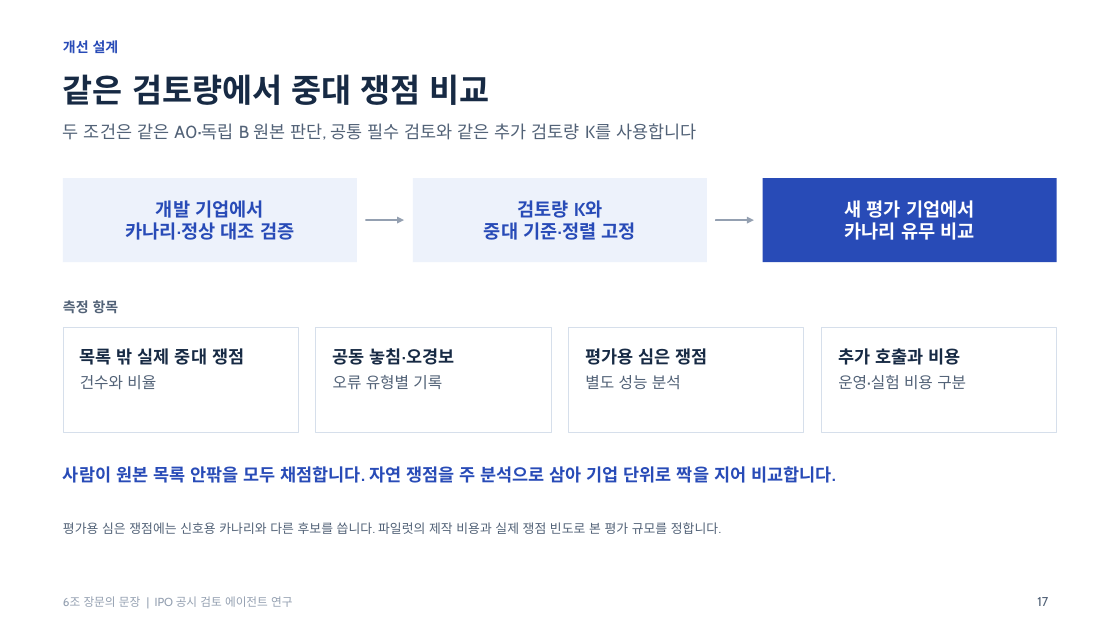
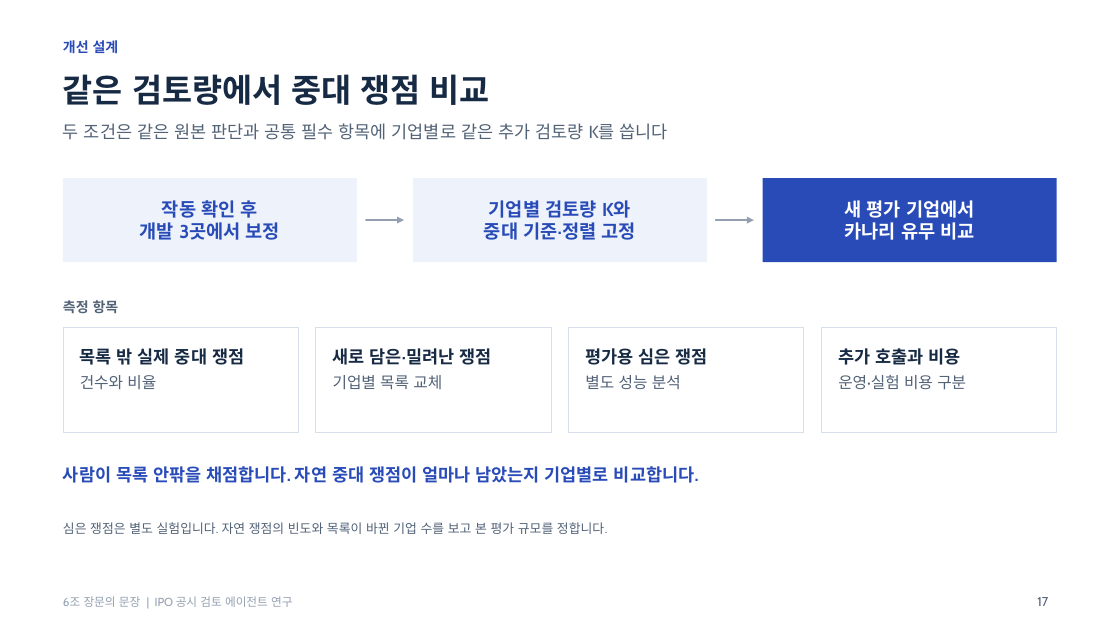
Before and after one commit to Sooobeo/JangmoonueMoonjang, a slide deck: slide 17 of whole plan/IPO_연구_중간발표_수정본.pptx. Drawn at 1120x630 pixels with LibreOffice and Linux fonts; fonts in the diff are those of the drawing. Boxes give left, top, right and bottom in pixels: in the first picture for what was removed or moved away, otherwise in the second. Text is boxed around its words. In the diff, an @@ line names an element or a change of style, - is before the commit and + after.

```diff
--- a/whole plan/IPO_연구_중간발표_수정본.pptx
+++ b/whole plan/IPO_연구_중간발표_수정본.pptx
@@ text at (63, 123, 668, 140): text changed @@
-두 조건은 같은 A0·독립 B 원본 판단, 공통 필수 검토와 같은 추가 검토량 K를 사용합니다
+두 조건은 같은 원본 판단과 공통 필수 항목에 기업별로 같은 추가 검토량 K를 씁니다
@@ text in rectangle at (140, 200, 280, 240): text changed @@
-개발 기업에서
-카나리·정상 대조 검증
+작동 확인 후
+개발 3곳에서 보정
@@ text in rectangle at (489, 200, 631, 218): text changed @@
-검토량 K와
+기업별 검토량 K와
@@ text at (333, 348, 491, 390): text changed @@
-공동 놓침·오경보
-오류 유형별 기록
+새로 담은·밀려난 쟁점
+기업별 목록 교체
@@ text at (63, 466, 699, 483): text changed @@
-사람이 원본 목록 안팎을 모두 채점합니다. 자연 쟁점을 주 분석으로 삼아 기업 단위로 짝을 지어 비교합니다.
+사람이 목록 안팎을 채점합니다. 자연 중대 쟁점이 얼마나 남았는지 기업별로 비교합니다.
@@ text at (63, 522, 607, 534): text changed @@
-평가용 심은 쟁점에는 신호용 카나리와 다른 후보를 씁니다. 파일럿의 제작 비용과 실제 쟁점 빈도로 본 평가 규모를 정합니다.
+심은 쟁점은 별도 실험입니다. 자연 쟁점의 빈도와 목록이 바뀐 기업 수를 보고 본 평가 규모를 정합니다.
```
Also in this commit, not shown: 6 other slides changed, 13 other files.
